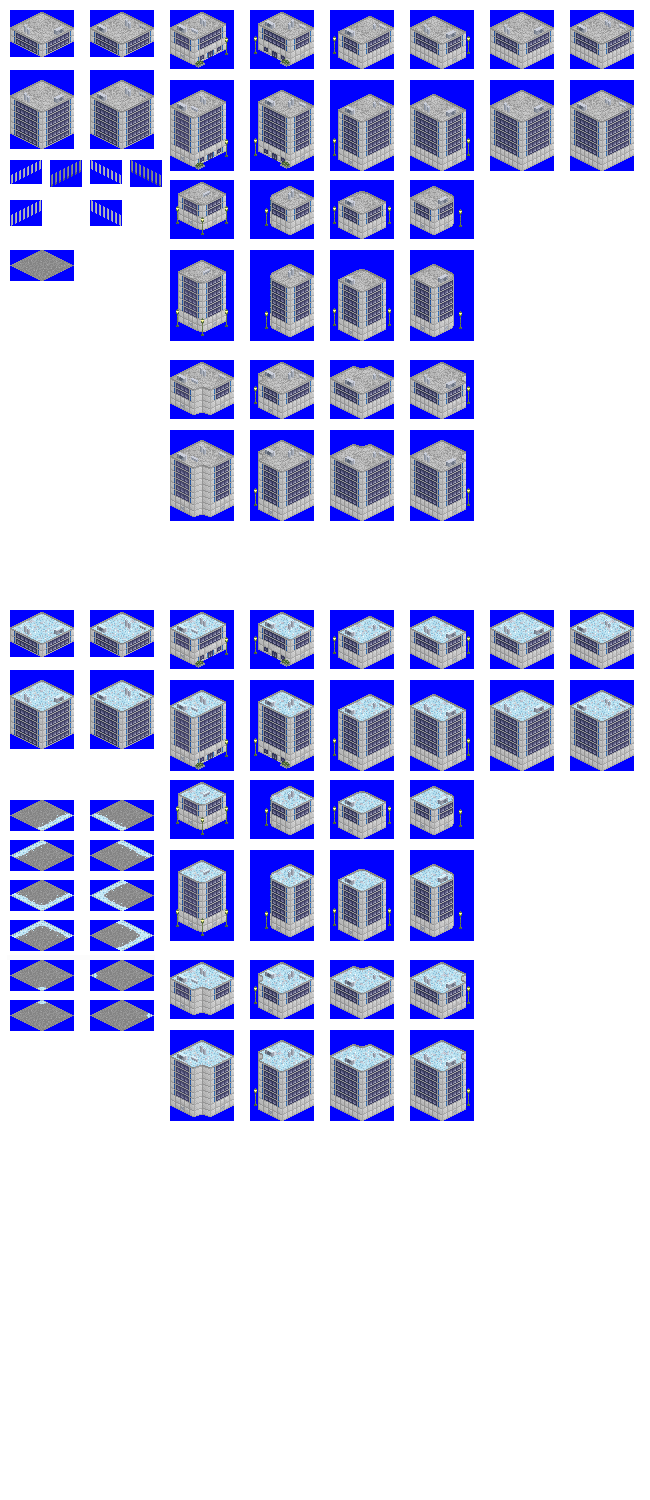
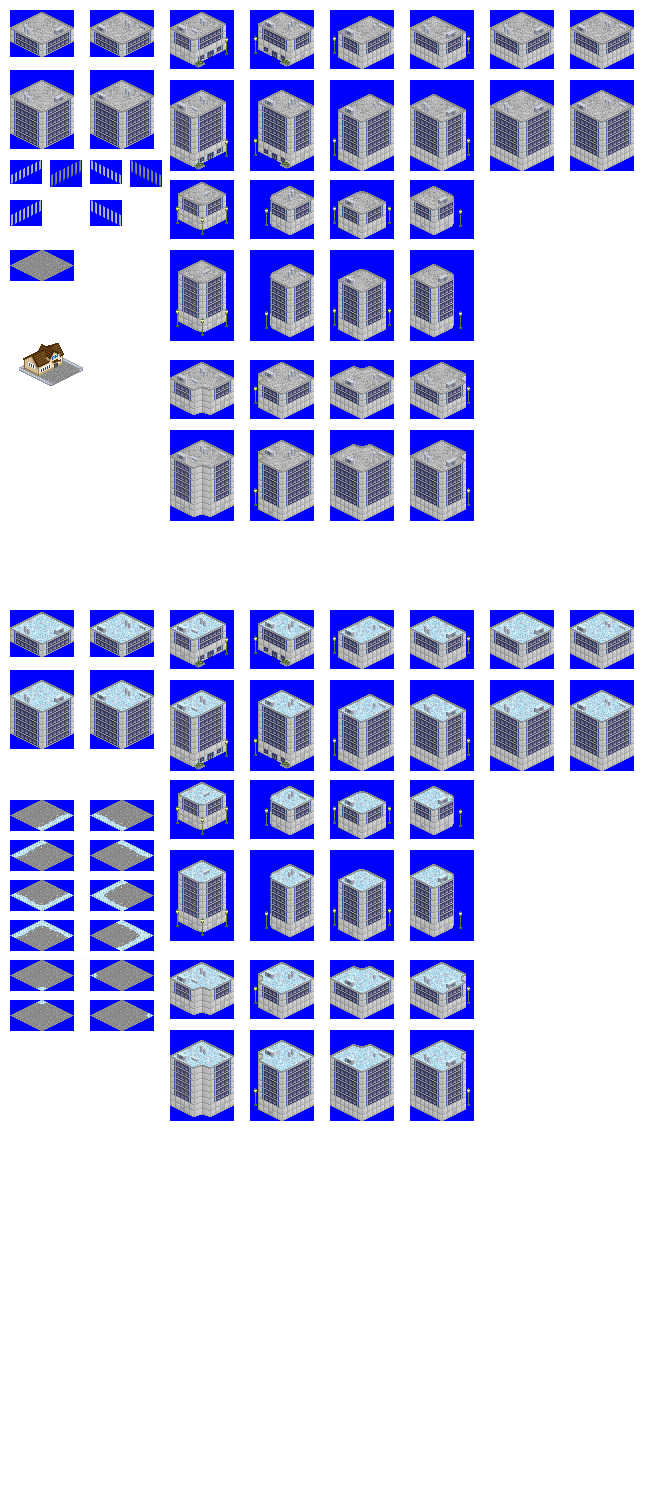
Two versions of the same layered image (650 x 1500). Layer-by-layer changes:
painted on "snow" over [19,358,83,386]
painted on "roof" over [23,343,64,376]
painted on "new_graphic" over [19,355,83,386]
